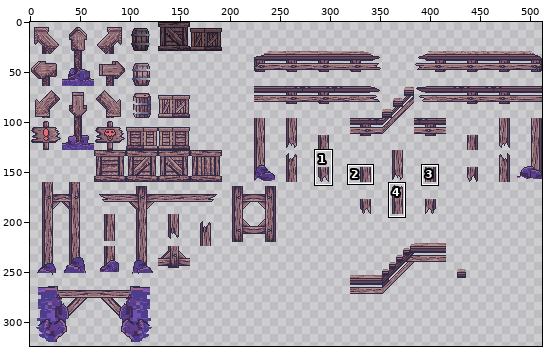
Sprite sheet: Assets/Materials/Sprites/Tiles/cave1/TileMapWooden.png. Above, an overview of the earlier version with the close-up marked.
Close-up. First the earlier version:
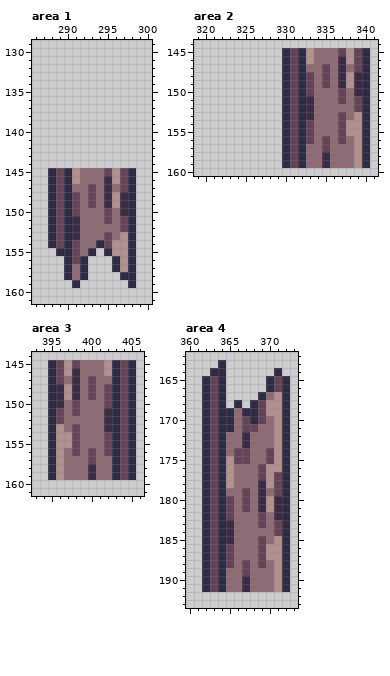
The file is 512x512 pixels. Colours within 5 levels of each other are drawn and written as one. Shown: area 1: x 286..300, y 129..161; area 2: x 319..341, y 144..160; area 3: x 393..406, y 144..161; area 4: x 360..373, y 162..193. The wide view leaves out empty margins. The commit also changed other parts of the picture, which this record leaves out.
Once edited:
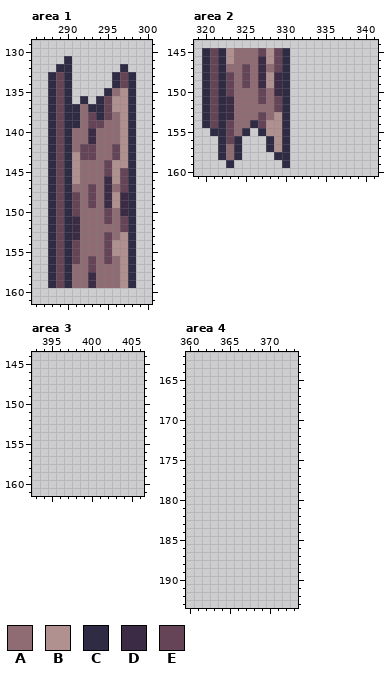
Palette (. is transparent): A #8f6b73  B #b0918f  C #2f2b45  D #3c2b45  E #664458
Edits made:
--- area 1
@@ x 286..300 @@
 130 ...............
-131 ...............
-132 ...............
-133 ...............
-134 ...............
-135 ...............
-136 ...............
-137 ...............
-138 ...............
-139 ...............
-140 ...............
-141 ...............
-142 ...............
-143 ...............
-144 ...............
+131 ....C..........
+132 ...CC......C...
+133 ..CEC.....CEC..
+134 ..CEC.....CEC..
+135 ..CEC....CABC..
+136 ..CEC.C.CEBBC..
+137 ..CECCACCEBBC..
+138 ..CECCAECEABC..
+139 ..CECCAEEAABC..
+140 ..CECAADAAABC..
+141 ..CECAADAAABC..
+142 ..CECAEEAAEBC..
+143 ..CECBEEAAEBC..
+144 ..CECBAAAEBBC..
 145 ..CECBAAAEBEC..
@@ x 286..300 @@
 153 ..CECDAAAEABC..
-154 ..CECEAACEBBC..
-155 ...CCEAC.CBBC..
-156 ....CEC...CBC..
-157 ....CAC...CBC..
-158 ....CAC....CC..
-159 .....C......C..
+154 ..CECEAAAEBBC..
+155 ..CECEAAAEBBC..
+156 ..CECEAEAEABC..
+157 ..CECAAEAAABC..
+158 ..CECAADAAABC..
+159 ..CECAADAAABC..
 160 ...............
--- area 2
@@ x 319..341 @@
 144 .......................
-145 ...........CECBAAAEBEC.
-146 ...........CECBAAADBEC.
-147 ...........CECAAEADAEC.
-148 ...........CECEAEADBDC.
-149 ...........CECEAEADBDC.
-150 ...........CECEAAAEADC.
-151 ...........CECDAAAEAEC.
-152 ...........CECDAAAAAEC.
-153 ...........CECDAAAEABC.
-154 ...........CECEAAAEBBC.
-155 ...........CECEAAAEBBC.
-156 ...........CECEAEAEABC.
-157 ...........CECAAEAAABC.
-158 ...........CECAADAAABC.
-159 ...........CECAADAAABC.
+145 .CECBAAAEBEC...........
+146 .CECBAAADBEC...........
+147 .CECAAEADAEC...........
+148 .CECEAEADBDC...........
+149 .CECEAEADBDC...........
+150 .CECEAAAEADC...........
+151 .CECDAAAEAEC...........
+152 .CECDAAAAAEC...........
+153 .CECDAAAEABC...........
+154 .CECEAACEBBC...........
+155 ..CCEAC.CBBC...........
+156 ...CEC...CBC...........
+157 ...CAC...CBC...........
+158 ...CAC....CC...........
+159 ....C......C...........
 160 .......................
--- area 3
@@ x 393..406 @@
 144 ..............
-145 ..CEBEAAABCEC.
-146 ..CEBDAAABCEC.
-147 ..CEADAEAACEC.
-148 ..CDBDAEAECEC.
-149 ..CDBDAEAECEC.
-150 ..CDAEAAAECEC.
-151 ..CEAEAAADCEC.
-152 ..CEAAAAADCEC.
-153 ..CBAEAAADCEC.
-154 ..CBBEAAAECEC.
-155 ..CBBEAAAECEC.
-156 ..CBAEAEAECEC.
-157 ..CBAAAEAACEC.
-158 ..CBAAADAACEC.
-159 ..CBAAADAACEC.
+145 ..............
+146 ..............
+147 ..............
+148 ..............
+149 ..............
+150 ..............
+151 ..............
+152 ..............
+153 ..............
+154 ..............
+155 ..............
+156 ..............
+157 ..............
+158 ..............
+159 ..............
 160 ..............
--- area 4
@@ x 360..373 @@
 162 ..............
-163 ....C.........
-164 ...CC......C..
-165 ..CEC.....CEC.
-166 ..CEC.....CEC.
-167 ..CEC....CABC.
-168 ..CEC.C.CEBBC.
-169 ..CECCACCEBBC.
-170 ..CECCAECEABC.
-171 ..CECCAEEAABC.
-172 ..CECAADAAABC.
-173 ..CECAADAAABC.
-174 ..CECAEEAAEBC.
-175 ..CECBEEAAEBC.
-176 ..CECBAAAEBBC.
-177 ..CECBAAAEBEC.
-178 ..CECBAAADBEC.
-179 ..CECAAEADAEC.
-180 ..CECEAEADBDC.
-181 ..CECEAEADBDC.
-182 ..CECEAAAEADC.
-183 ..CECDAAAEAEC.
-184 ..CECDAAAAAEC.
-185 ..CECDAAAEABC.
-186 ..CECEAAAEBBC.
-187 ..CECEAAAEBBC.
-188 ..CECEAEAEABC.
-189 ..CECAAEAAABC.
-190 ..CECAADAAABC.
-191 ..CECAADAAABC.
+163 ..............
+164 ..............
+165 ..............
+166 ..............
+167 ..............
+168 ..............
+169 ..............
+170 ..............
+171 ..............
+172 ..............
+173 ..............
+174 ..............
+175 ..............
+176 ..............
+177 ..............
+178 ..............
+179 ..............
+180 ..............
+181 ..............
+182 ..............
+183 ..............
+184 ..............
+185 ..............
+186 ..............
+187 ..............
+188 ..............
+189 ..............
+190 ..............
+191 ..............
 192 ..............
Where, in picture pixels (left, top, right, bottom), the same in both close-ups:
added: (48, 56, 136, 168)
changed: (48, 240, 128, 288)
changed: (202, 48, 370, 168)
erased: (48, 360, 136, 480)
erased: (202, 360, 290, 592)
